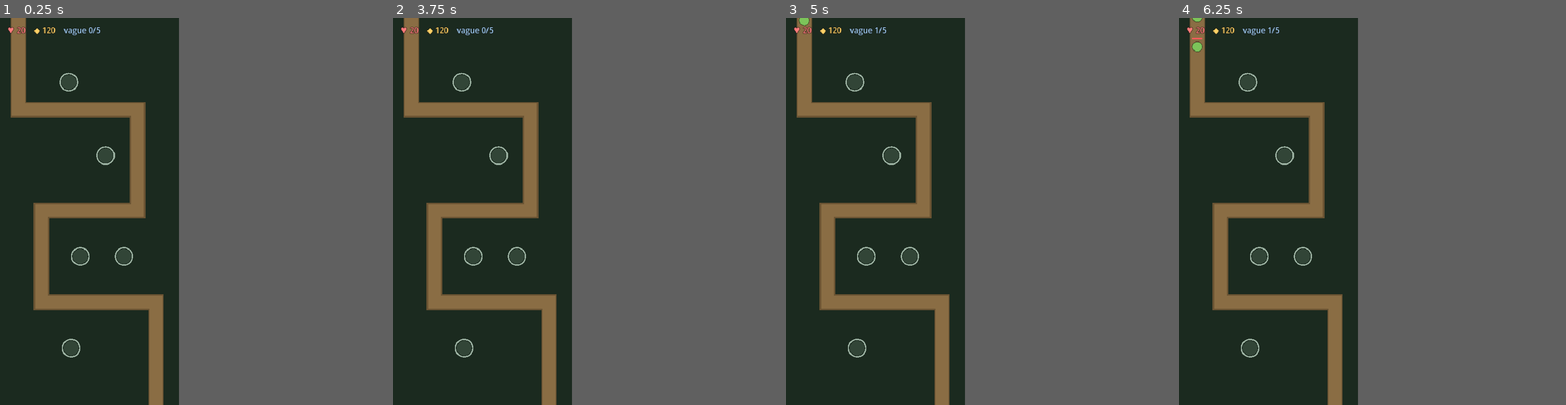
Above: before the commit, frames 1-4 (left to right).
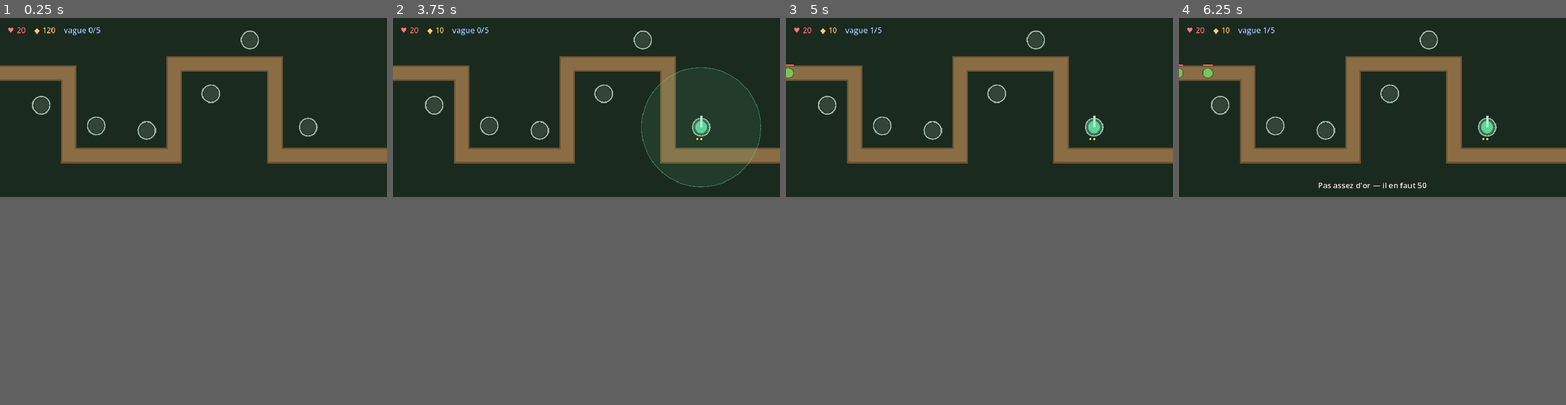
Above: after the commit, the same moments.

Repository: k2r59/tower-defense
Game: Godot game, scene res://scenes/jeu.tscn
Same seed, same stepped clock (60 frames per second), same inputs: the game is played once before the commit and once after it.
Inputs (mouse positions are in pixels of both pictures, inside the frame that each line leads up to):
- Up to frame 1 (0.25 s): no input
- Up to frame 2 (3.75 s): tap Enter at 0.5, 2, 3.5 s; move the mouse to (520, 192) at 0.52 s; click (520, 192) at 0.67 s; tap Space at 1.25, 2.75 s; move the mouse to (447, 230) at 1.27 s; click (447, 230) at 1.42 s; move the mouse to (501, 126) at 2.02 s; click (501, 126) at 2.17 s; move the mouse to (474, 288) at 2.77 s; click (474, 288) at 2.92 s; move the mouse to (536, 269) at 3.52 s; click (536, 269) at 3.67 s
- Up to frame 3 (5 s): move the mouse to (820, 153) at 4.27 s; click (820, 153) at 4.42 s
- Up to frame 4 (6.25 s): tap Space at 5 s; move the mouse to (1275, 211) at 5.02 s; click (1275, 211) at 5.17 s; move the mouse to (1240, 114) at 5.77 s; click (1240, 114) at 5.92 s
In our replay, the window is 370x800 before the commit and 800x370 after it. These sizes can differ from the game's own. Grey fills any space a smaller window leaves; there, only what the larger window draws over its background counts as a difference.

The runs differ from the first frame. In frame 1, 15% of the frame differs, in the area x 0-100%, y 0-100%; in frame 2, 15%; in frame 3, 15%; in frame 4, 15%.

Commit message:
fix: le jeu se joue a l'horizontale
Un tower defense se lit de gauche a droite : le chemin y gagne la longueur
qui laisse au joueur le temps de voir arriver. L'ecran de reference passe
donc en 844 x 390 points, et le trace du niveau est redessine pour entrer a
gauche et sortir a droite.

Les tests automatiques ont rattrape une erreur au passage. Les emplacements
de tours se retrouvaient a 90-115 px du chemin, pour une portee de 115 : une
tour ne couvrait qu'un filet de trajet, et le niveau devenait ingagnable
meme en construisant partout. Ils sont desormais a 50-70 px, et la raison
est ecrite dans le fichier du niveau pour qu'on ne la redecouvre pas.

Cote brief d'assets, dix-neuf images sur vingt-trois ne changent pas : un
sprite est un objet sur fond uni, il n'a pas d'orientation. Seules les
quatre couches de decor sont concernees — elles passent en 2532 x 1170, le
chemin entre par la gauche, et les bandes de decor degagent le centre.

Verifie : avec tours, victoire 20/20 et trois etoiles ; sans aucune tour,
defaite a zero vie.

Co-Authored-By: Claude Opus 5 <noreply@anthropic.com>
Claude-Session: https://claude.ai/code/session_01LvsrMHEwrtorfuzPhyMXHw

Diff:
--- a/donnees/niveau-01.json
+++ b/donnees/niveau-01.json
@@ -1,5 +1,6 @@
 {
   "_lisez_moi": "Le niveau, en données. Le chemin est une suite de points que les ennemis suivent ; les emplacements sont les cercles où l'on peut construire. Une image de décor viendra se poser DERRIÈRE tout ça, sans jamais remplacer ces coordonnées.",
+  "_ecran": "Paysage, 844 × 390 points. Le chemin entre par la gauche et sort par la droite : c'est le sens de lecture, et il laisse au joueur le temps de voir arriver.",
 
   "id": "niveau-01",
   "nom": "Le sentier des racines",
@@ -8,22 +9,24 @@
   "or_depart": 120,
 
   "chemin": [
-    [ 40, -40],
-    [ 40, 200],
-    [300, 200],
-    [300, 420],
-    [ 90, 420],
-    [ 90, 620],
-    [340, 620],
-    [340, 900]
+    [ -40, 120],
+    [ 150, 120],
+    [ 150, 300],
+    [ 380, 300],
+    [ 380, 100],
+    [ 600, 100],
+    [ 600, 300],
+    [ 884, 300]
   ],
 
+  "_emplacements": "Chacun est posé à 50-70 px du chemin, pour une portée de tour de 115 : la tour doit couvrir un ARC de trajet, pas un point. Plus loin, elle tire trois fois par passage et le niveau devient ingagnable.",
   "emplacements": [
-    [150, 140],
-    [230, 300],
-    [175, 520],
-    [270, 520],
-    [155, 720]
+    [  90, 190],
+    [ 210, 235],
+    [ 320, 245],
+    [ 460, 165],
+    [ 545,  48],
+    [ 672, 238]
   ],
 
   "vagues": [
--- a/project.godot
+++ b/project.godot
@@ -17,13 +17,15 @@
 
 [display]
 
-; La taille de référence est celle d'un iPhone récent, en points : tout est
-; dessiné pour cet écran-là, et le moteur met à l'échelle pour les autres.
-window/size/viewport_width=390
-window/size/viewport_height=844
+; La taille de référence est celle d'un iPhone récent tenu à l'horizontale :
+; tout est dessiné pour cet écran-là, et le moteur met à l'échelle pour les
+; autres. Le paysage donne au chemin la longueur qu'il lui faut — un tower
+; defense se lit de gauche à droite.
+window/size/viewport_width=844
+window/size/viewport_height=390
 window/stretch/mode="canvas_items"
 window/stretch/aspect="expand"
-window/handheld/orientation=1
+window/handheld/orientation=0
 
 [input_devices]
 
--- a/scripts/ath.gd
+++ b/scripts/ath.gd
@@ -30,14 +30,14 @@
 
 	# Le message passager : « pas assez d'or », et il s'efface tout seul.
 	_message = _etiquette("", Color("#ffffff"))
-	_message.position = Vector2(16, 806)
-	_message.size = Vector2(358, 24)
+	_message.position = Vector2(16, 352)
+	_message.size = Vector2(812, 24)
 	_message.horizontal_alignment = HORIZONTAL_ALIGNMENT_CENTER
 	add_child(_message)
 
 	_fin = _etiquette("", Color("#ffffff"))
-	_fin.position = Vector2(20, 360)
-	_fin.size = Vector2(350, 140)
+	_fin.position = Vector2(247, 120)
+	_fin.size = Vector2(350, 150)
 	_fin.horizontal_alignment = HORIZONTAL_ALIGNMENT_CENTER
 	_fin.add_theme_font_size_override("font_size", 22)
 	_fin.visible = false
--- a/scripts/jeu.gd
+++ b/scripts/jeu.gd
@@ -244,7 +244,7 @@
 func _draw() -> void:
 	# Des formes, pas des images. Quand les dessins arriveront, ce `_draw`
 	# disparaîtra au profit de Sprite2D — la logique, elle, ne bougera pas.
-	draw_rect(Rect2(Vector2(-200, -200), Vector2(800, 1300)), Color("#1b2a1f"))
+	draw_rect(Rect2(Vector2(-200, -200), Vector2(1300, 800)), Color("#1b2a1f"))
 	draw_polyline(chemin, Color("#6b5433"), 34.0)
 	draw_polyline(chemin, Color("#8a6d44"), 28.0)
 
Not shown, changed: brief-assets-foret-des-anciens.pdf
Not shown, changed: docs-prompts-images.md
